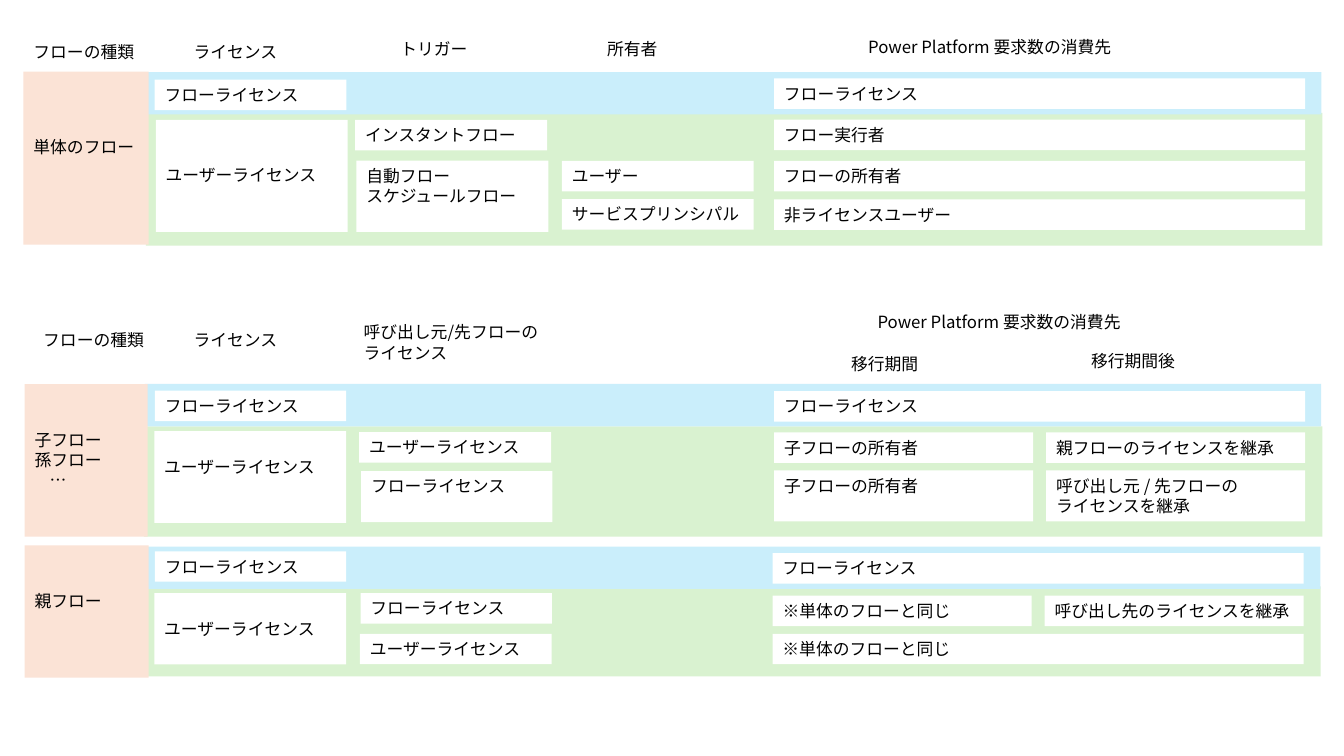
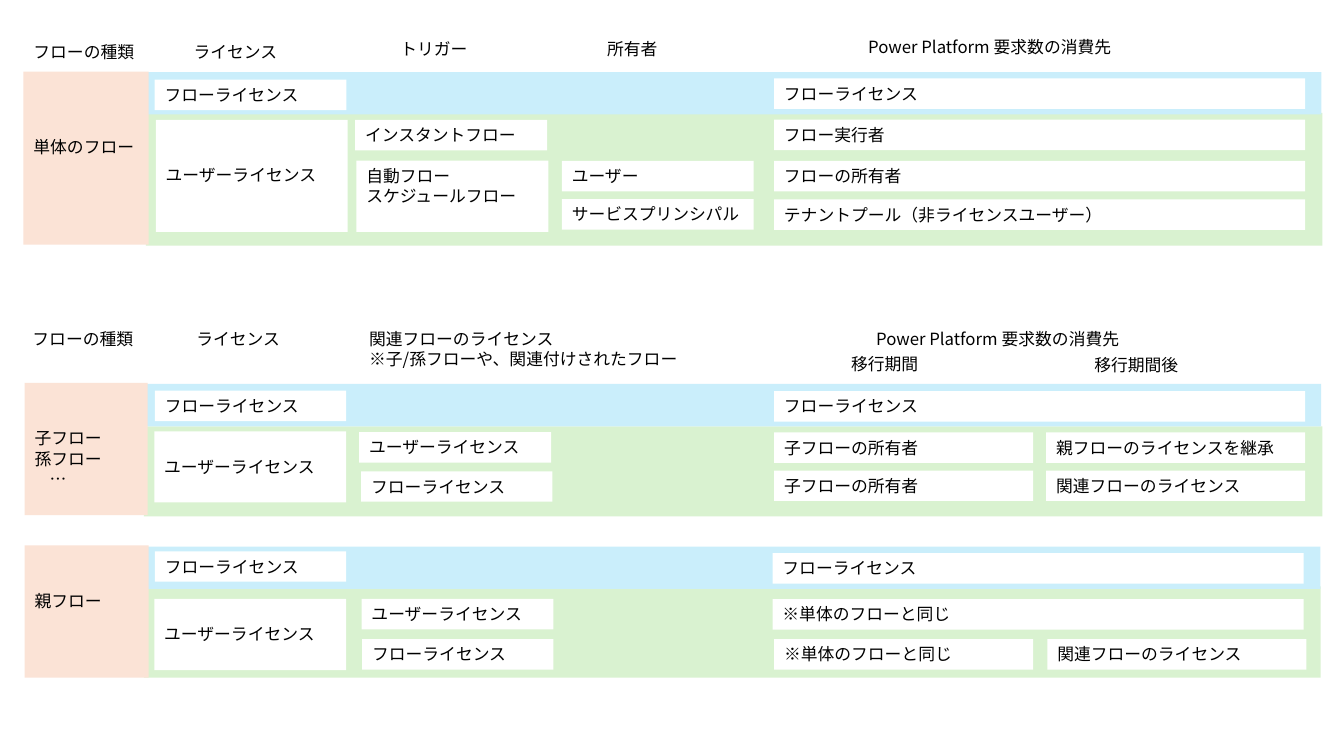
Before and after one commit to jpdynamicscrm/blog, a slide deck: slide 1 of articles/powerautomate/power-automate-ppr/power-atuomate-ppr.pptx. Drawn at 1344x756 pixels with LibreOffice and Linux fonts; fonts in the diff are those of the drawing. Boxes give left, top, right and bottom in pixels: in the first picture for what was removed or moved away, otherwise in the second. Text is boxed around its words. In the diff, an @@ line names an element or a change of style, - is before the commit and + after.

Commit message:
power-automate-ppr

```diff
--- a/articles/powerautomate/power-automate-ppr/power-atuomate-ppr.pptx
+++ b/articles/powerautomate/power-automate-ppr/power-atuomate-ppr.pptx
@@ text in rectangle at [784, 206, 1102, 223]: text changed @@
-非ライセンスユーザー
+テナントプール（非ライセンスユーザー）
@@ text "フローの種類": place and size @@
-text "フローの種類" at [43, 332, 144, 348]
+text "フローの種類" at [32, 331, 133, 347]
@@ text "Power Platform 要求数の消費先": place and size @@
-text "Power Platform 要求数の消費先" at [878, 314, 1120, 330]
+text "Power Platform 要求数の消費先" at [876, 331, 1119, 347]
@@ text at [369, 331, 677, 368]: text changed @@
-呼び出し元/先フローの
-ライセンス
+関連フローのライセンス
+※子/孫フローや、関連付けされたフロー
@@ text "移行期間後": place and size @@
-text "移行期間後" at [1091, 353, 1175, 369]
+text "移行期間後" at [1094, 357, 1178, 373]
@@ rectangle "子フロー": place and size @@
-rectangle "子フロー" at [25, 384, 148, 536]
+rectangle "子フロー" at [25, 383, 148, 515]
@@ rectangle: place and size @@
-rectangle at [144, 426, 1323, 536]
+rectangle at [144, 426, 1323, 516]
@@ rectangle "ユーザーライセンス": place and size @@
-rectangle "ユーザーライセンス" at [154, 432, 346, 523]
+rectangle "ユーザーライセンス" at [154, 432, 346, 503]
@@ rectangle "フローライセンス": place and size @@
-rectangle "フローライセンス" at [361, 472, 553, 522]
+rectangle "フローライセンス" at [361, 472, 553, 502]
@@ rectangle "子フローの所有者": place and size @@
-rectangle "子フローの所有者" at [774, 471, 1033, 521]
+rectangle "子フローの所有者" at [774, 471, 1033, 501]
@@ rectangle "関連フローのライセンス": place and size @@
-rectangle "関連フローのライセンス" at [1047, 471, 1306, 521]
+rectangle "関連フローのライセンス" at [1047, 471, 1306, 501]
@@ text in rectangle at [1056, 478, 1240, 494]: text changed @@
-呼び出し元 / 先フローの
-ライセンスを継承
+関連フローのライセンス
@@ rectangle "ユーザーライセンス": place and size @@
-rectangle "ユーザーライセンス" at [154, 594, 346, 665]
+rectangle "ユーザーライセンス" at [154, 599, 346, 670]
@@ rectangle "ユーザーライセンス": place and size @@
-rectangle "ユーザーライセンス" at [360, 634, 552, 664]
+rectangle "ユーザーライセンス" at [362, 599, 554, 629]
@@ rectangle "※単体のフローと同じ": place and size @@
-rectangle "※単体のフローと同じ" at [772, 634, 1304, 664]
+rectangle "※単体のフローと同じ" at [772, 599, 1304, 629]
@@ rectangle "フローライセンス": place and size @@
-rectangle "フローライセンス" at [361, 594, 553, 624]
+rectangle "フローライセンス" at [362, 639, 554, 669]
@@ rectangle "※単体のフローと同じ": place and size @@
-rectangle "※単体のフローと同じ" at [772, 596, 1031, 626]
+rectangle "※単体のフローと同じ" at [774, 639, 1033, 669]
@@ rectangle "関連フローのライセンス": place and size @@
-rectangle "関連フローのライセンス" at [1045, 596, 1304, 626]
+rectangle "関連フローのライセンス" at [1048, 639, 1307, 669]
@@ text in rectangle at [1057, 646, 1241, 662]: text changed @@
-呼び出し先のライセンスを継承
+関連フローのライセンス
```
Also in this commit, not shown: 3 other files.
